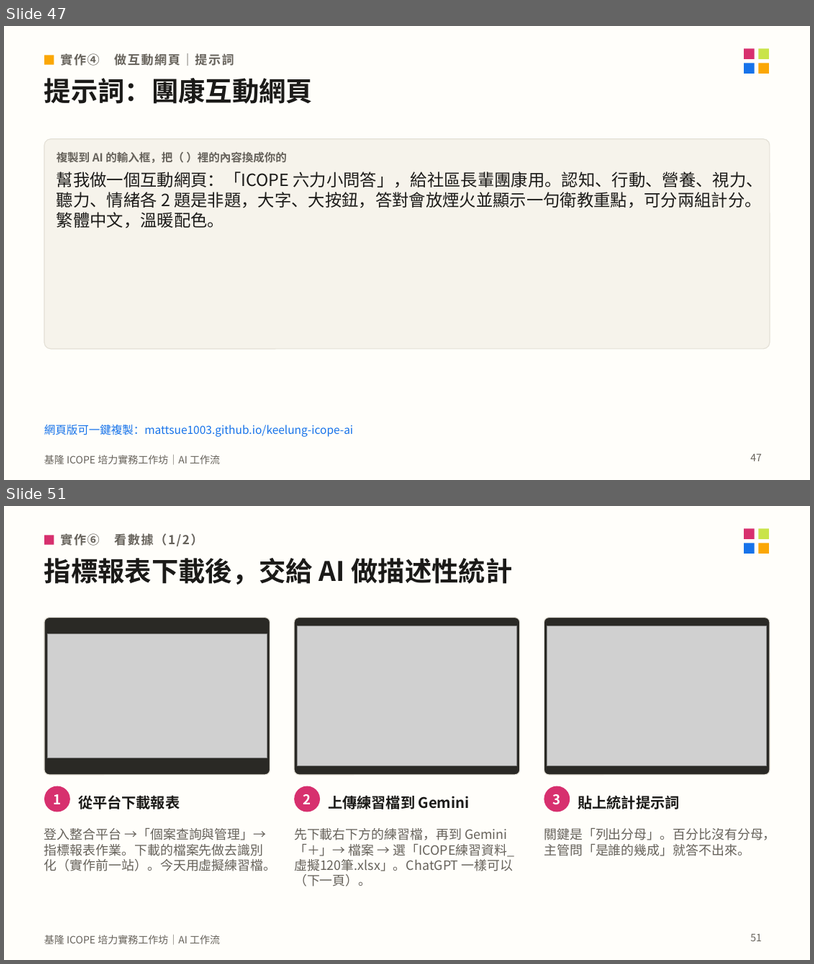
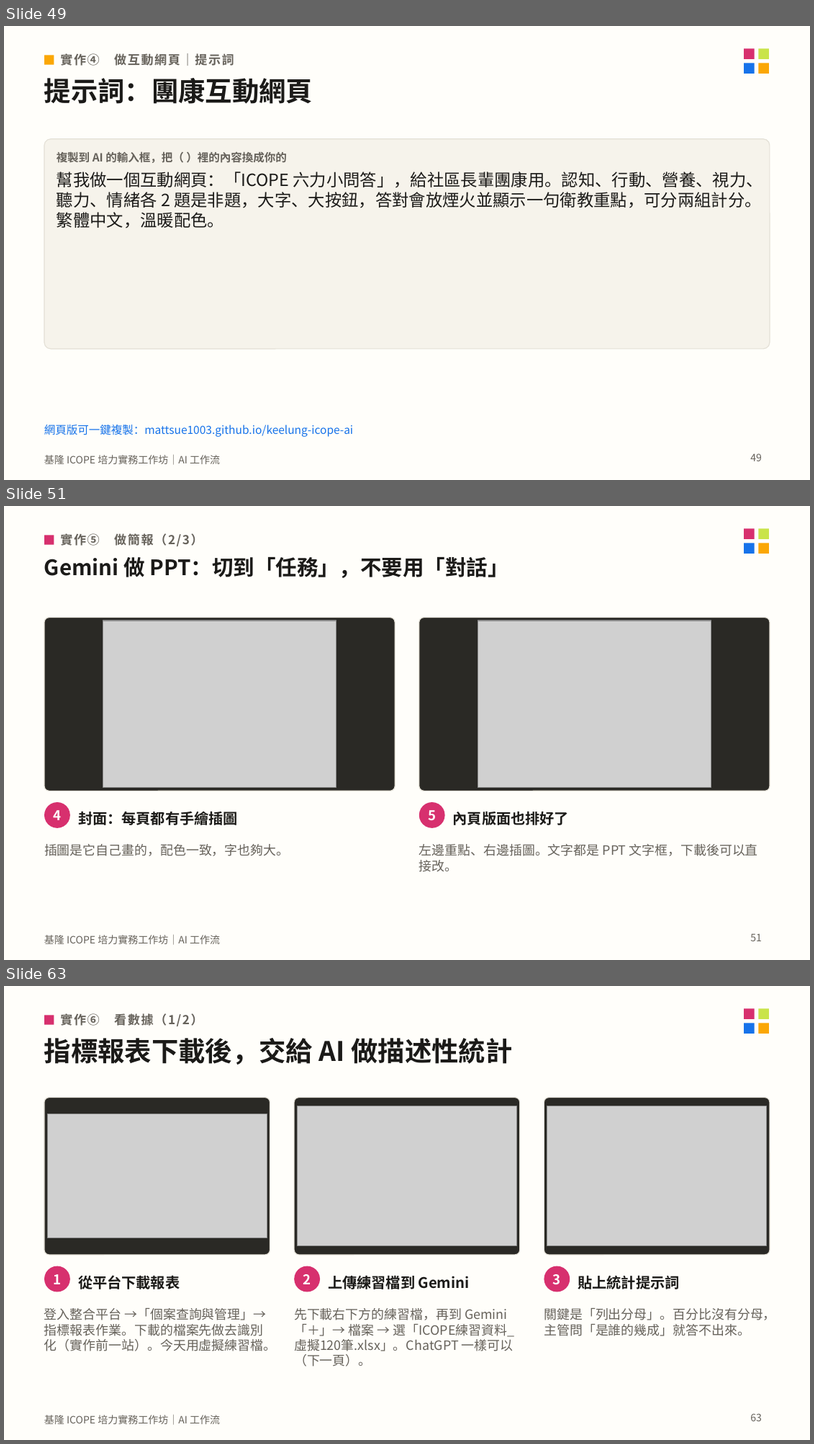
Before and after one commit to mattsue1003/keelung-icope-ai, a slide deck: 基隆ICOPE_AI工作坊_講義.pptx. Shown one above the other, each under a label of ours: slides 47 and 51 before the commit, slides 49, 51 and 63 after it; the slides between them are not shown. The pictures are 814x964 and 814x1444 pixels, drawn with LibreOffice and Linux fonts; fonts in the diff are those of the drawing; grey boxes stand for pictures. Boxes give left, top, right and bottom in pixels: in the first picture for what was removed or moved away, otherwise in the second. Text is boxed around its words. In the diff, an @@ line names an element or a change of style, - is before the commit and + after.

```diff
--- a/基隆ICOPE_AI工作坊_講義.pptx
+++ b/基隆ICOPE_AI工作坊_講義.pptx
@@ slide 51 added at bbox=[4, 506, 810, 960], background #FFFEFA; not listed: 5 template elements that a slide beside it also shows @@
@@ rectangle added at bbox=[44, 535, 54, 545], fill #D7306E @@
@@ text added at bbox=[60, 533, 203, 546], 11 pt, text #66625B, bold @@
+實作⑤ 做簡報（2/3）
@@ text added at bbox=[44, 557, 509, 578], 19 pt, text #1B1A18, bold @@
+Gemini 做 PPT：切到「任務」，不要用「對話」
@@ rounded rectangle added at bbox=[44, 618, 395, 790], fill #2A2925, outline #E4E0D6 0.75 pt @@
@@ picture added at bbox=[103, 620, 336, 788] @@
@@ rounded rectangle added at bbox=[419, 618, 770, 790], fill #2A2925, outline #E4E0D6 0.75 pt @@
@@ picture added at bbox=[478, 620, 711, 788] @@
@@ ellipse added at bbox=[44, 802, 70, 828], fill #D7306E @@
@@ ellipse added at bbox=[419, 802, 445, 828], fill #D7306E @@
@@ text added at bbox=[53, 810, 61, 820], 12 pt, text #FFFFFF, bold @@
+4
@@ text added at bbox=[78, 811, 238, 825], 13 pt, text #1B1A18, bold @@
+封面：每頁都有手繪插圖
@@ text added at bbox=[428, 810, 436, 821], 12 pt, text #FFFFFF, bold @@
+5
@@ text added at bbox=[453, 811, 569, 825], 13 pt, text #1B1A18, bold @@
+內頁版面也排好了
@@ text added at bbox=[44, 844, 289, 856], 11.5 pt, text #66625B @@
+插圖是它自己畫的，配色一致，字也夠大。
@@ text added at bbox=[419, 844, 759, 872], 11.5 pt, text #66625B @@
+左邊重點、右邊插圖。文字都是 PPT 文字框，下載後可以直接改。
@@ page number added at bbox=[751, 933, 762, 941], 9 pt, text #66625B @@
+51
@@ what was slide 47 is now slide 49 @@
@@ page number at bbox=[751, 453, 762, 461]: text changed @@
-47
+49
@@ what was slide 51 is now slide 63 @@
@@ page number at bbox=[751, 1413, 762, 1421]: text changed @@
-51
+63
```
Also in this commit, not shown: 3 slides changed, 12 other slides added, 1 slide removed, 39 other files.
